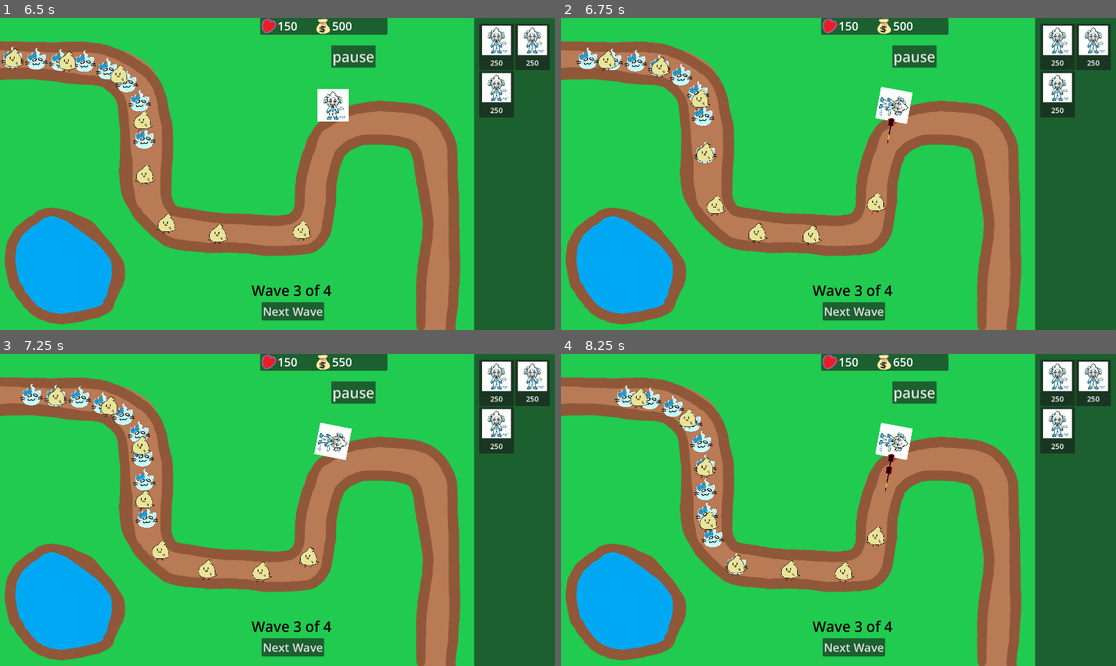
Above: before the commit, frames 1-4 (two rows, left to right).
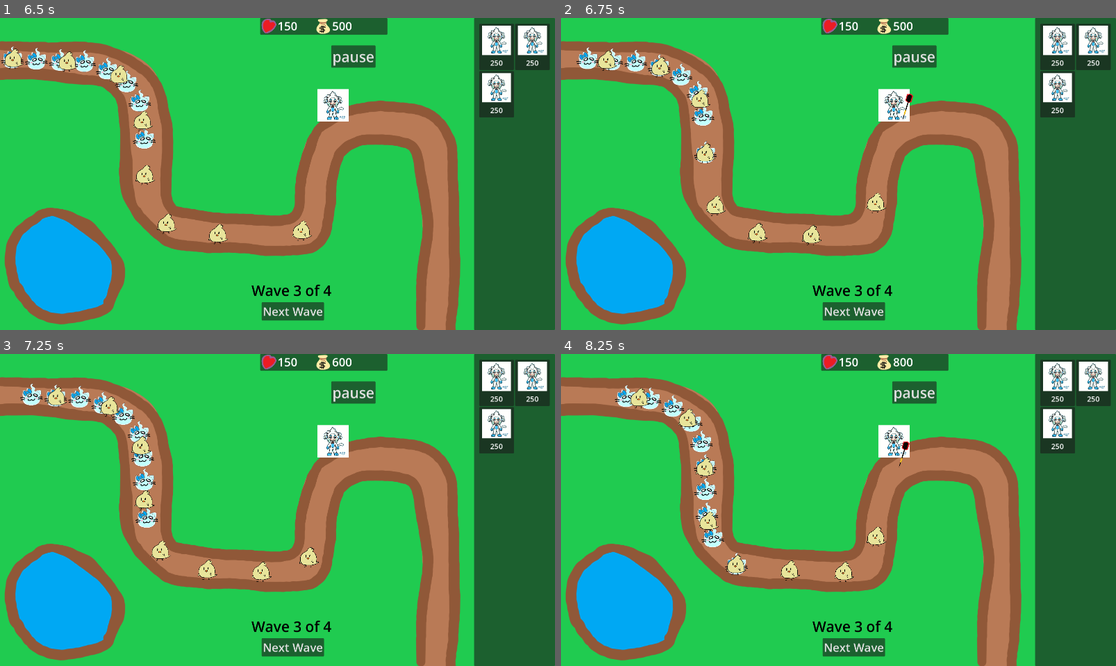
Above: after the commit, the same moments.

Repository: VitaminTree/Minki-Tower-Defense
Game: Godot game, scene res://UI/MainMenu.tscn
Two runs of this game, one before a commit and one after it. Both use one fixed random seed, a clock stepped at 60 frames per second and the inputs below.
Inputs (mouse positions are in pixels of both pictures, inside the frame that each line leads up to):
- Up to frame 1 (6.5 s): click "Play" at 0.5 s; click "Next Wave" at 1.25 s; click "Next Wave" at 2 s; click "Next Wave" at 2.75 s; click "pause" at 3.5 s; click "Continue" at 4.25 s; drag from (493, 46) to (333, 105) at 5.02 s; drag from (532, 46) to (333, 105) at 5.77 s
- Up to frame 2 (6.75 s): move the mouse to (1054, 92) at 6.52 s; click (1054, 92) at 6.67 s
- Up to frame 3 (7.25 s): no input
- Up to frame 4 (8.25 s): drag from (810, 572) to (894, 441) at 7.27 s; move the mouse to (1005, 556) at 8.02 s; click (1005, 556) at 8.17 s

Frame 1 is identical in both runs. In frame 2, 0.4% of the frame differs, in the area x 56-64%, y 22-41%; in frame 3, 0.4%; in frame 4, 0.5%, in the area x 56-64%, y 1-44%.

Commit message:
Created a basic class for towers
Created a class that all towers will either utilize directly or inherit from.

Ice Minki in its current state should just be a basic tower, but instead is a class that inherits from it to practice implementation. Note how export variables set in the base class remain exported in the inheritor, but need to be assigned back to the base class in the ready function.

Diff:
--- /dev/null
+++ b/Scripts/BasicTower.gd
@@ -0,0 +1,59 @@
+class_name Tower extends Node2D
+
+@export var dartDamage = 1
+@export var projectile: PackedScene
+@export var projectileContainer: Node
+@export var rangeHitbox: Area2D
+@export var projectileOrigin: Marker2D
+@export var timer: Timer
+
+var objectsInRange = []
+var target
+
+
+func _process(_delta: float) -> void:
+	# Deletes all darts originating from this tower if there is no wisp in range, or if the target wisp died before a new one could be rechosen
+	if not is_instance_valid(target):
+		for i in projectileContainer.get_child_count():
+			projectileContainer.get_child(i).queue_free()
+		refresh_targets()
+		return
+	# If there is a wisp to shoot at, look at it and shoot
+	#self.look_at(target.global_position)
+	if timer.is_stopped():
+		attack(target)
+		timer.start()
+
+
+func attack(tgt) -> void:
+	var dart = projectile.instantiate()
+	# global_position of a detached script i.e. a class will return (0,0) regardless of position of inheriting class
+	dart.direction = projectileOrigin.global_position.direction_to(target.global_position)
+	dart.dartDamage = dartDamage
+	#TODO: Have BulletOrigin rotate about the tower w/o having the whole tower rotate.
+	#projectileOrigin.look_at(tgt.global_position)
+	projectileContainer.add_child(dart)
+	dart.global_position = projectileOrigin.global_position
+	dart.look_at(tgt.global_position)
+
+
+func refresh_targets() -> void:
+	objectsInRange = rangeHitbox.get_overlapping_bodies()
+	var enemiesInRange = []
+
+	for i in objectsInRange:
+		if "enemy" in i.name:
+			enemiesInRange.append(i)
+
+	target_last(enemiesInRange)
+
+
+func target_last(enemies: Array) -> void:
+	var furthestTarget = null
+	for i in enemies:
+		if furthestTarget == null:
+			furthestTarget = i
+		else:
+			if i.get_parent().get_progress() > furthestTarget.get_parent().get_progress():
+				furthestTarget = i
+	target = furthestTarget
--- a/Scripts/IceMinki.gd
+++ /dev/null
@@ -1,59 +0,0 @@
-extends StaticBody2D
-
-@export var dartDamage = 1
-
-var dart = preload("res://Towers/Dart.tscn")
-var objectsInRange = []
-var target
-
-
-func _process(_delta: float) -> void:
-	if is_instance_valid(target): # If there is a wisp to shoot at, look at it and shoot
-		self.look_at(target.global_position)
-		if $BulletCooldown.is_stopped():
-			var tempDart = dart.instantiate()
-			tempDart.direction = global_position.direction_to(target.global_position)
-			tempDart.dartDamage = dartDamage
-			get_node("BulletContainer").add_child(tempDart)
-			tempDart.global_position = $BulletOrigin.global_position
-			tempDart.look_at(target.global_position)
-			# restart the timer
-			$BulletCooldown.start()
-	else:
-		for i in get_node("BulletContainer").get_child_count(): # Deletes all darts originating from this tower if there is no wisp in range, or if the target wisp died before a new one could be rechosen
-			get_node("BulletContainer").get_child(i).queue_free()
-		refresh_targets()
-
-
-func _on_bullet_range_body_entered(_body: Node2D) -> void:
-	refresh_targets()
-
-
-func _on_bullet_range_body_exited(_body: Node2D) -> void:
-	refresh_targets()
-
-
-func refresh_targets() -> void:
-	objectsInRange = get_node("BulletRange").get_overlapping_bodies()
-	var enemiesInRange = []
-
-	for i in objectsInRange:
-		if "enemy" in i.name:
-			enemiesInRange.append(i)
-
-	target_last(enemiesInRange)
-
-
-func target_last(enemies: Array) -> void:
-	var furthestTarget = null
-	for i in enemies:
-		if furthestTarget == null:
-			furthestTarget = i
-		else:
-			if i.get_parent().get_progress() > furthestTarget.get_parent().get_progress():
-				furthestTarget = i
-	target = furthestTarget
-
-
-func _on_timer_timeout() -> void:
-	pass
--- /dev/null
+++ b/Towers/IceMinki.gd
@@ -0,0 +1,25 @@
+class_name IceMinki extends Tower
+
+var tower = Tower.new()
+
+# Called when the node enters the scene tree for the first time.
+func _ready():
+	tower.dartDamage = dartDamage
+	tower.projectile = projectile
+	tower.projectileContainer = projectileContainer
+	tower.rangeHitbox = rangeHitbox
+	tower.projectileOrigin = projectileOrigin
+	tower.timer = timer
+
+# Called every frame. 'delta' is the elapsed time since the previous frame.
+func _process(delta: float) -> void:
+	tower._process(delta)
+
+func attack(_tgt) -> void:
+	pass
+
+func refresh_targets() -> void:
+	pass
+
+func target_last(_enemies: Array) -> void:
+	pass
--- a/Towers/IceMinki.tscn
+++ b/Towers/IceMinki.tscn
@@ -1,8 +1,9 @@
-[gd_scene load_steps=7 format=3 uid="uid://41ht1veq4f77"]
+[gd_scene load_steps=8 format=3 uid="uid://41ht1veq4f77"]
 
-[ext_resource type="Script" path="res://Scripts/IceMinki.gd" id="1_bqa1x"]
+[ext_resource type="Script" path="res://Towers/IceMinki.gd" id="1_0cejt"]
 [ext_resource type="Texture2D" uid="uid://dtbt8e2rrnyc4" path="res://Assets/Minki.png" id="1_l4cng"]
 [ext_resource type="Texture2D" uid="uid://cr374bja6kq8s" path="res://Assets/circle.png" id="2_itq45"]
+[ext_resource type="PackedScene" uid="uid://coqnc4e8k7cxg" path="res://Towers/Dart.tscn" id="2_sgmp3"]
 [ext_resource type="StyleBox" uid="uid://ruchrnlx762e" path="res://InvalidPlacement.tres" id="4_ku0nn"]
 
 [sub_resource type="RectangleShape2D" id="RectangleShape2D_tr8sk"]
@@ -11,8 +12,13 @@
 [sub_resource type="CircleShape2D" id="CircleShape2D_cil23"]
 radius = 350.0
 
-[node name="IceMinkiTower" type="StaticBody2D"]
-script = ExtResource("1_bqa1x")
+[node name="IceMinkiTower" type="StaticBody2D" node_paths=PackedStringArray("projectileContainer", "rangeHitbox", "projectileOrigin", "timer")]
+script = ExtResource("1_0cejt")
+projectile = ExtResource("2_sgmp3")
+projectileContainer = NodePath("BulletContainer")
+rangeHitbox = NodePath("BulletRange")
+projectileOrigin = NodePath("BulletOrigin")
+timer = NodePath("BulletCooldown")
 
 [node name="TowerShape" type="CollisionShape2D" parent="."]
 position = Vector2(-0.5, 0)
@@ -57,7 +63,3 @@
 grow_horizontal = 2
 grow_vertical = 2
 theme_override_styles/panel = ExtResource("4_ku0nn")
-
-[connection signal="body_entered" from="BulletRange" to="." method="_on_bullet_range_body_entered"]
-[connection signal="body_exited" from="BulletRange" to="." method="_on_bullet_range_body_exited"]
-[connection signal="timeout" from="BulletCooldown" to="." method="_on_timer_timeout"]
